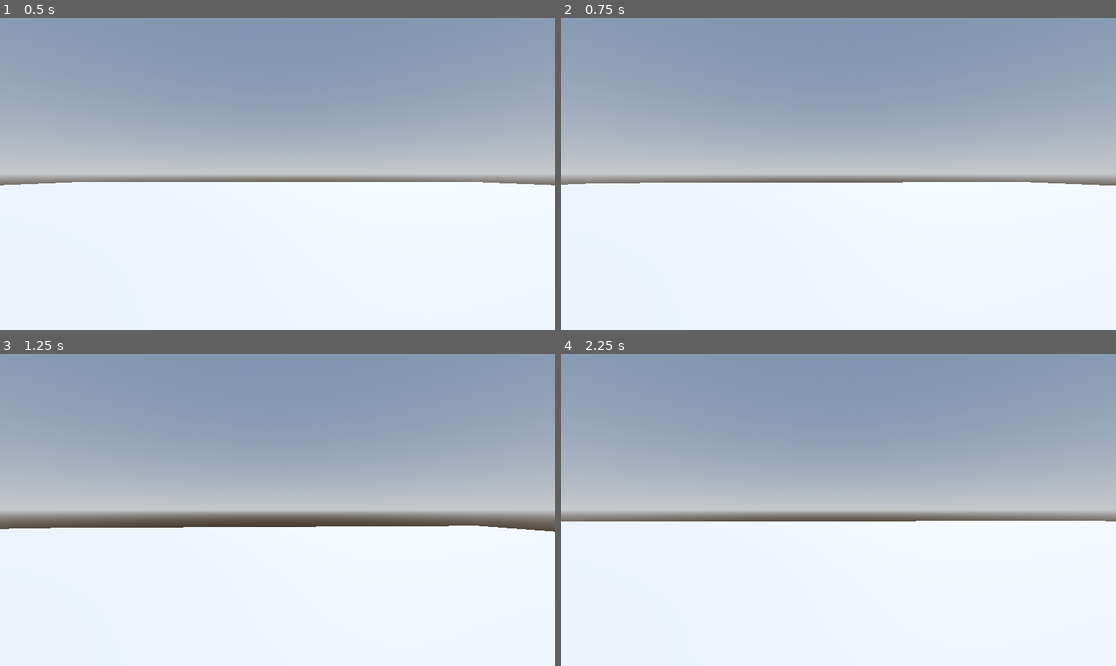
Above: before the commit, frames 1-4 (two rows, left to right).
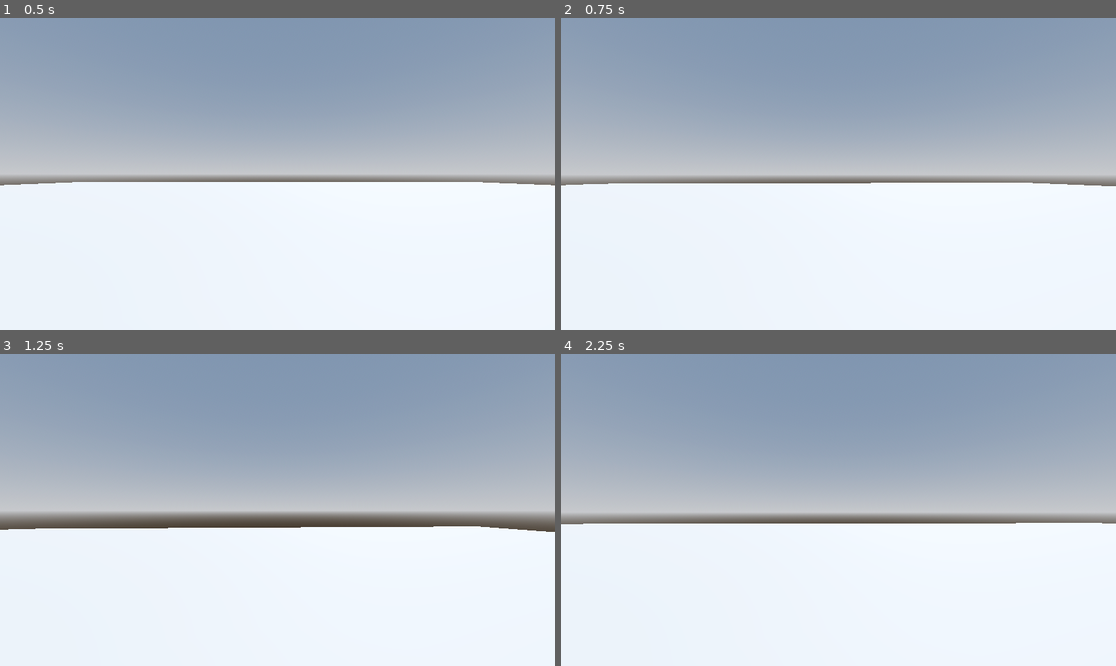
Above: after the commit, the same moments.

Repository: Nimira43/Rampage-3D
Game: Godot game, scene res://Levels/Sandbox.tscn
Same seed, same stepped clock (60 frames per second), same inputs: the game is played once before the commit and once after it.
Inputs (mouse positions are in pixels of both pictures, inside the frame that each line leads up to):
- Up to frame 1 (0.5 s): no input
- Up to frame 2 (0.75 s): tap Enter at 0.5 s; move the mouse to (866, 174) at 0.52 s; hold Q (move_forward) from 0.53 s (still down)
- Up to frame 3 (1.25 s): keep holding Q (move_forward); tap Space (jump) at 0.77 s
- Up to frame 4 (2.25 s): keep holding Q (move_forward); tap Space (jump) at 1.25, 1.52 s; move the mouse to (810, 510) at 1.27 s; move the mouse to (849, 503) at 2.02 s

Frame 1 is identical in both runs. In frame 2, 0.2% of the frame differs, in the area x 0-100%, y 52-54%; in frame 3, 0.2%; in frame 4, 2.2%, in the area x 0-100%, y 50-55%.

Commit message:
Vertical movement added.

Diff:
--- a/Player/player.gd
+++ b/Player/player.gd
@@ -5,7 +5,7 @@
 
 var gravity: float = ProjectSettings.get_setting("physics/3d/default_gravity")
 var mouse_motion := Vector2.ZERO
-
+@onready var camera_pivot: Node3D = $CameraPivot
 func _ready() -> void:
 	Input.mouse_mode = Input.MOUSE_MODE_CAPTURED
 
@@ -37,4 +37,5 @@
 
 func handle_camera_rotation() -> void:
 	rotate_y(mouse_motion.x)
+	camera_pivot.rotate_x(mouse_motion.y)
 	mouse_motion = Vector2.ZERO
--- a/Player/player.tscn
+++ b/Player/player.tscn
@@ -15,5 +15,7 @@
 [node name="CollisionShape3D" type="CollisionShape3D" parent="."]
 shape = SubResource("CapsuleShape3D_x1q6n")
 
-[node name="Camera3D" type="Camera3D" parent="."]
+[node name="CameraPivot" type="Node3D" parent="."]
 transform = Transform3D(1, 0, 0, 0, 1, 0, 0, 0, 1, 0, 0.3, 0)
+
+[node name="Camera3D" type="Camera3D" parent="CameraPivot"]
